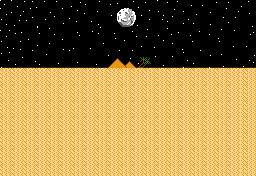
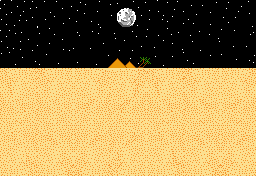
Revision of a layered (256, 176) image; what changed, layer by layer:
added layer "sandbits" above "Sand" over [0, 68, 256, 176]
painted on "Sand" over [0, 68, 256, 176]
painted on "Layer 1" over [0, 60, 256, 176]
